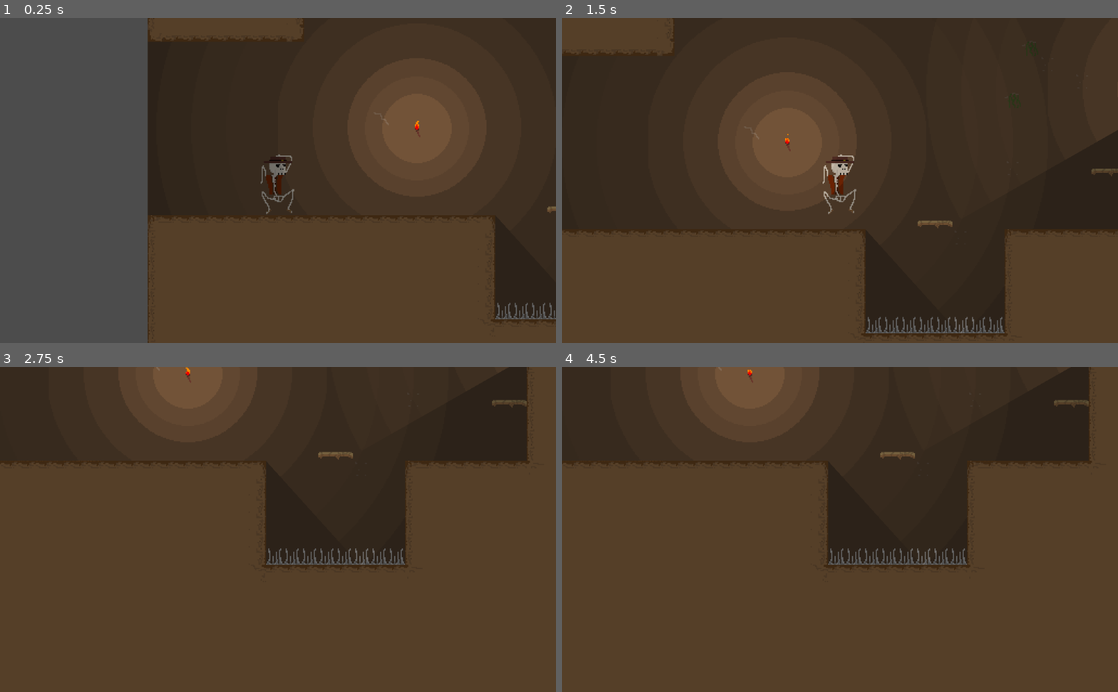
Above: before the commit, frames 1-4 (two rows, left to right).
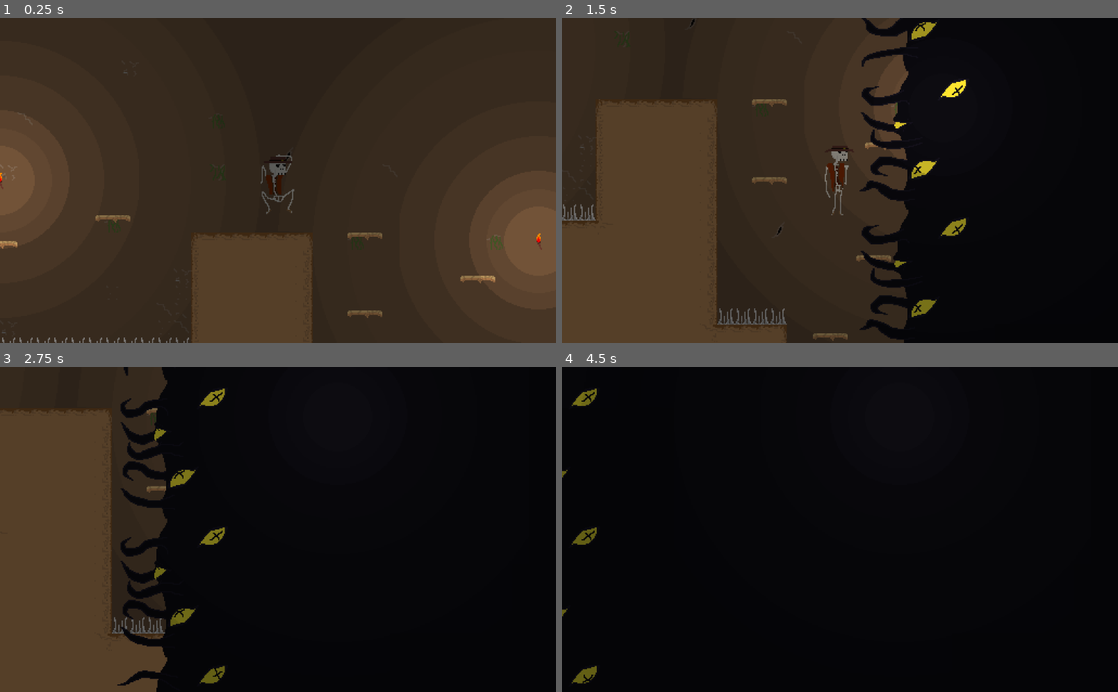
Above: after the commit, the same moments.

Repository: isterkvarn/MinnesotaBones
Game: Godot game, scene res://main.tscn
Two runs of this game, one before a commit and one after it. Both use one fixed random seed, a clock stepped at 60 frames per second and the inputs below.
Inputs:
- Up to frame 1 (0.25 s): no input
- Up to frame 2 (1.5 s): hold D (move_right) from 0.53 s (still down); tap W (jump) at 0.77 s
- Up to frame 3 (2.75 s): tap W (jump) at 1.52 s; release D (move_right) at 2.03 s; hold A (move_left) from 2.03 s (still down)
- Up to frame 4 (4.5 s): release A (move_left) at 2.78 s; hold D (move_right) 2.78-4.28 s; tap W (jump) at 3.02, 3.77 s; hold A (move_left) from 4.28 s (still down)

The runs differ from the first frame. In frame 1, 52% of the frame differs, in the area x 0-100%, y 0-100%; in frame 2, 64%; in frame 3, 79%; in frame 4, 100%.

Commit message:
added demon wall from hell

Diff:
--- a/Map2.tscn
+++ b/Map2.tscn
@@ -1,16 +1,17 @@
-[gd_scene load_steps=6 format=2]
+[gd_scene load_steps=7 format=2]
 
 [ext_resource path="res://tilemap.tscn" type="PackedScene" id=1]
 [ext_resource path="res://player.tscn" type="PackedScene" id=2]
 [ext_resource path="res://Spikes.tscn" type="PackedScene" id=3]
 [ext_resource path="res://FallingBlock.tscn" type="PackedScene" id=4]
 [ext_resource path="res://torch.tscn" type="PackedScene" id=5]
+[ext_resource path="res://wall.tscn" type="PackedScene" id=6]
 
 [node name="Node2D" type="Node2D"]
 position = Vector2( 88, -384 )
 
 [node name="Player" parent="." instance=ExtResource( 2 )]
-position = Vector2( 40, -360 )
+position = Vector2( 1216, -392 )
 z_index = 1
 
 [node name="TileMap" parent="." instance=ExtResource( 1 )]
@@ -293,10 +294,13 @@
 position = Vector2( 1456, -296 )
 
 [node name="torch4" parent="torches" instance=ExtResource( 5 )]
-position = Vector2( 968, -336 )
+position = Vector2( 960, -352 )
 
 [node name="torch5" parent="torches" instance=ExtResource( 5 )]
 position = Vector2( 536, -416 )
 
 [node name="torch6" parent="torches" instance=ExtResource( 5 )]
 position = Vector2( 2000, 56 )
+
+[node name="wall" parent="." instance=ExtResource( 6 )]
+position = Vector2( 1592, -136 )
--- /dev/null
+++ b/wall.gd
@@ -0,0 +1,13 @@
+extends Node2D
+
+var speed = 100
+
+
+# Called when the node enters the scene tree for the first time.
+func _ready():
+	pass # Replace with function body.
+
+
+# Called every frame. 'delta' is the elapsed time since the previous frame.
+func _physics_process(delta):
+	self.position.x -= delta*speed
--- /dev/null
+++ b/wall.tscn
@@ -0,0 +1,118 @@
+[gd_scene load_steps=15 format=2]
+
+[ext_resource path="res://assets/demon_wall/demon_wall5.png" type="Texture" id=1]
+[ext_resource path="res://assets/demon_wall/demon_wall2.png" type="Texture" id=2]
+[ext_resource path="res://assets/demon_wall/demon_wall7.png" type="Texture" id=3]
+[ext_resource path="res://assets/demon_wall/demon_wall4.png" type="Texture" id=4]
+[ext_resource path="res://assets/demon_wall/wall_back.png" type="Texture" id=5]
+[ext_resource path="res://assets/demon_wall/demon_wall6.png" type="Texture" id=6]
+[ext_resource path="res://assets/demon_wall/demon_wall3.png" type="Texture" id=7]
+[ext_resource path="res://assets/demon_wall/demon_wall8.png" type="Texture" id=8]
+[ext_resource path="res://assets/demon_wall/demon_wall1.png" type="Texture" id=9]
+[ext_resource path="res://assets/demon_wall/demon_wall9.png" type="Texture" id=10]
+[ext_resource path="res://Spikes.gd" type="Script" id=11]
+[ext_resource path="res://wall.gd" type="Script" id=12]
+
+[sub_resource type="SpriteFrames" id=1]
+animations = [ {
+"frames": [ ExtResource( 9 ), ExtResource( 2 ), ExtResource( 7 ), ExtResource( 4 ), ExtResource( 1 ), ExtResource( 6 ), ExtResource( 3 ), ExtResource( 8 ), ExtResource( 10 ) ],
+"loop": true,
+"name": "default",
+"speed": 8.0
+} ]
+
+[sub_resource type="RectangleShape2D" id=2]
+extents = Vector2( 104, 704 )
+
+[node name="wall" type="Node2D"]
+script = ExtResource( 12 )
+
+[node name="sprites" type="Node2D" parent="."]
+
+[node name="AnimatedSprite" type="AnimatedSprite" parent="sprites"]
+position = Vector2( 16, 0 )
+frames = SubResource( 1 )
+frame = 8
+playing = true
+offset = Vector2( -16, 0 )
+
+[node name="AnimatedSprite2" type="AnimatedSprite" parent="sprites"]
+position = Vector2( 16, 128 )
+frames = SubResource( 1 )
+frame = 1
+playing = true
+offset = Vector2( -16, 0 )
+
+[node name="AnimatedSprite3" type="AnimatedSprite" parent="sprites"]
+position = Vector2( 16, 256 )
+frames = SubResource( 1 )
+frame = 4
+playing = true
+offset = Vector2( -16, 0 )
+
+[node name="AnimatedSprite4" type="AnimatedSprite" parent="sprites"]
+position = Vector2( 16, 384 )
+frames = SubResource( 1 )
+frame = 3
+playing = true
+offset = Vector2( -16, 0 )
+
+[node name="AnimatedSprite5" type="AnimatedSprite" parent="sprites"]
+position = Vector2( 16, 512 )
+frames = SubResource( 1 )
+frame = 3
+playing = true
+offset = Vector2( -16, 0 )
+
+[node name="AnimatedSprite6" type="AnimatedSprite" parent="sprites"]
+position = Vector2( 16, -128 )
+frames = SubResource( 1 )
+frame = 8
+playing = true
+offset = Vector2( -16, 0 )
+
+[node name="AnimatedSprite7" type="AnimatedSprite" parent="sprites"]
+position = Vector2( 16, -256 )
+frames = SubResource( 1 )
+frame = 4
+playing = true
+offset = Vector2( -16, 0 )
+
+[node name="AnimatedSprite8" type="AnimatedSprite" parent="sprites"]
+position = Vector2( 16, -384 )
+frames = SubResource( 1 )
+frame = 4
+playing = true
+offset = Vector2( -16, 0 )
+
+[node name="AnimatedSprite9" type="AnimatedSprite" parent="sprites"]
+position = Vector2( 16, -512 )
+frames = SubResource( 1 )
+frame = 1
+playing = true
+offset = Vector2( -16, 0 )
+
+[node name="AnimatedSprite10" type="AnimatedSprite" parent="sprites"]
+position = Vector2( 16, -640 )
+frames = SubResource( 1 )
+playing = true
+offset = Vector2( -16, 0 )
+
+[node name="AnimatedSprite11" type="AnimatedSprite" parent="sprites"]
+position = Vector2( 16, -768 )
+frames = SubResource( 1 )
+frame = 8
+playing = true
+offset = Vector2( -16, 0 )
+
+[node name="Sprite" type="Sprite" parent="sprites"]
+position = Vector2( 700, -100 )
+scale = Vector2( 20, 23 )
+texture = ExtResource( 5 )
+
+[node name="Area2D" type="Area2D" parent="."]
+script = ExtResource( 11 )
+
+[node name="CollisionShape2D" type="CollisionShape2D" parent="Area2D"]
+position = Vector2( 88, -128 )
+shape = SubResource( 2 )
Binary file added: assets/demon_wall/demon_wall.aseprite
Binary file added: assets/demon_wall/demon_wall1.png
Not shown, added: assets/demon_wall/demon_wall1.png.import
Binary file added: assets/demon_wall/demon_wall2.png
Not shown, added: assets/demon_wall/demon_wall2.png.import
Binary file added: assets/demon_wall/demon_wall3.png
Not shown, added: assets/demon_wall/demon_wall3.png.import
Binary file added: assets/demon_wall/demon_wall4.png
Not shown, added: assets/demon_wall/demon_wall4.png.import
Binary file added: assets/demon_wall/demon_wall5.png
Not shown, added: assets/demon_wall/demon_wall5.png.import
Binary file added: assets/demon_wall/demon_wall6.png
(and 10 more such lines)
